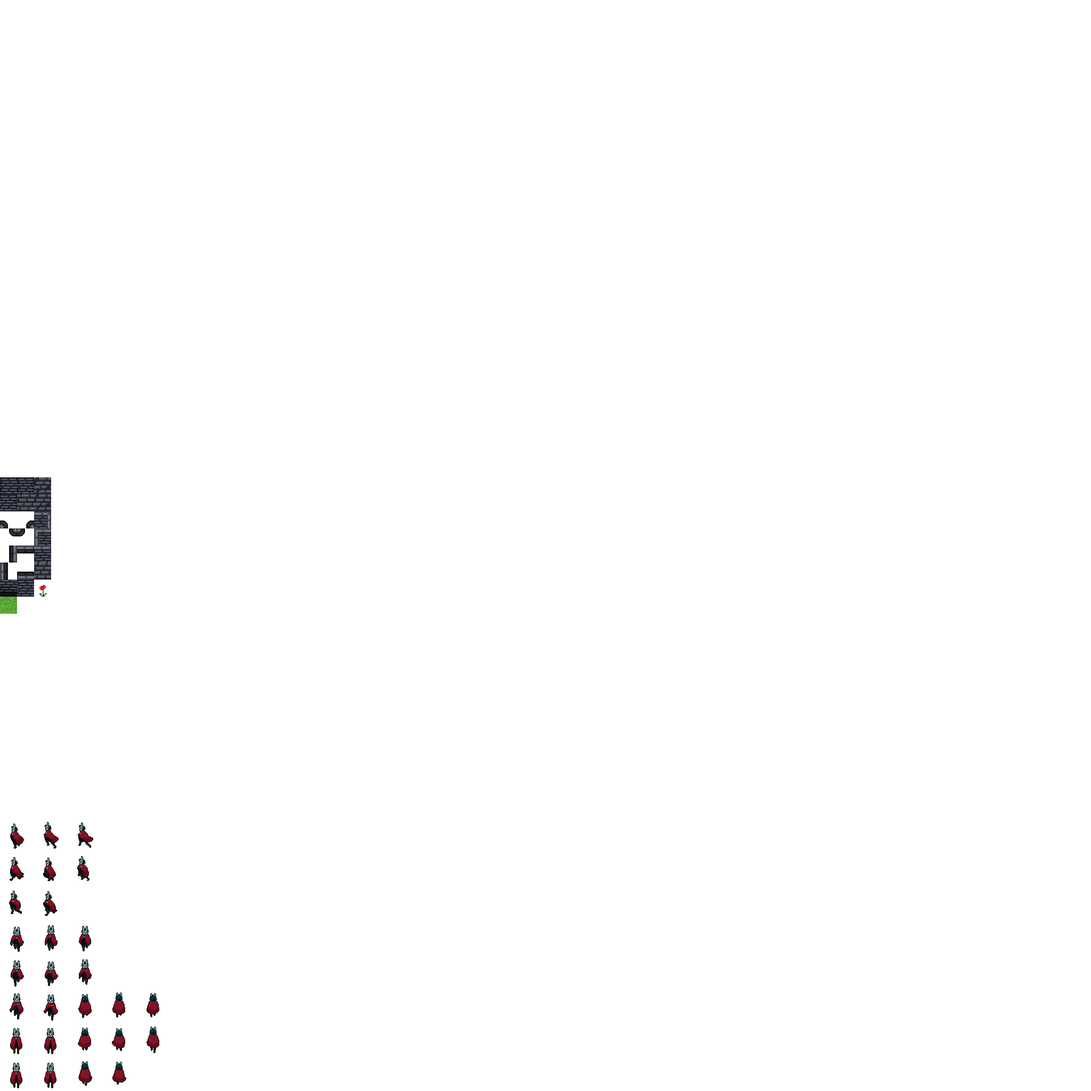
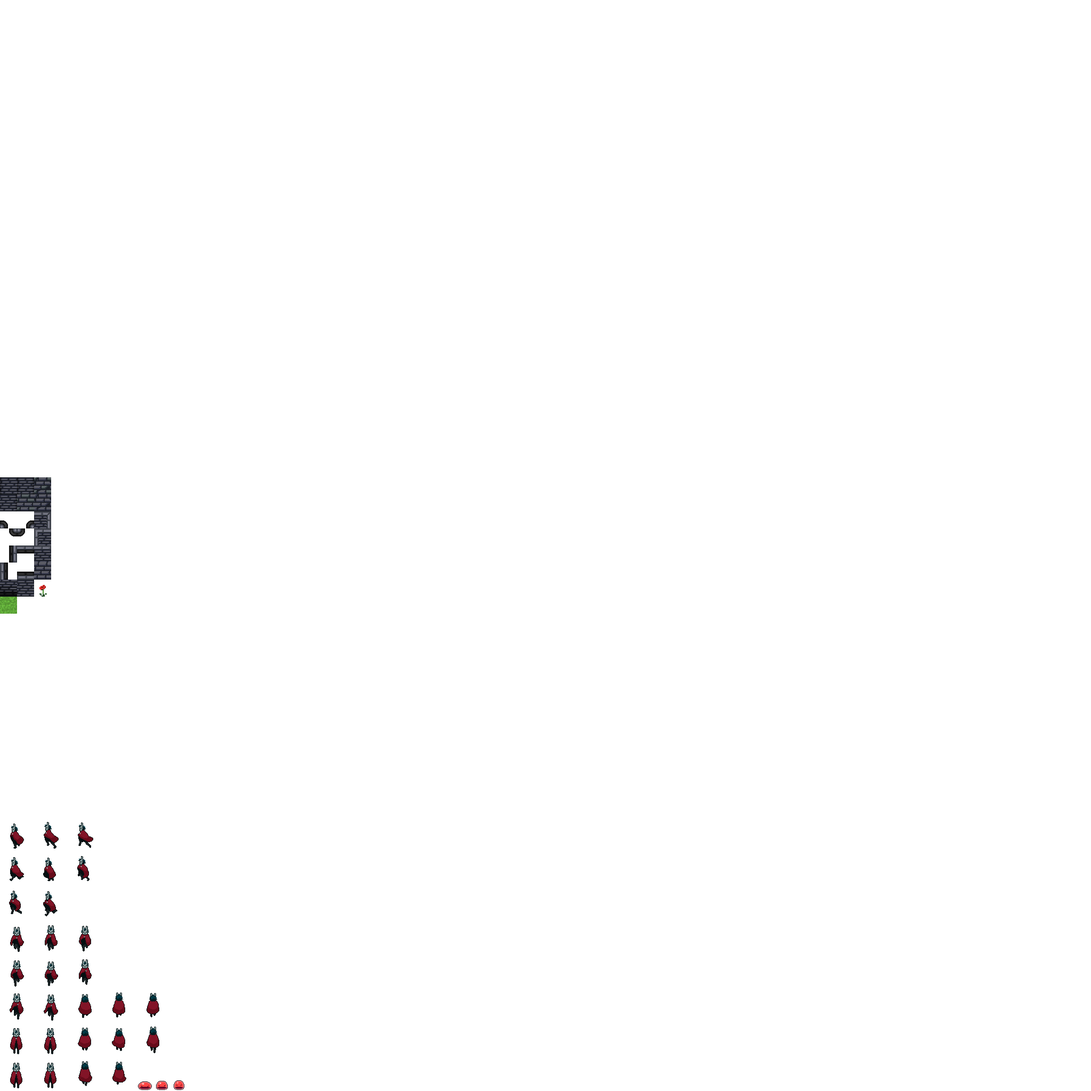
The second 1091×1091 image is a revision of the first. Changes to its layers:
added layer "Enemy_slime_red.png" in group "etc" over [138, 1080, 185, 1091]
